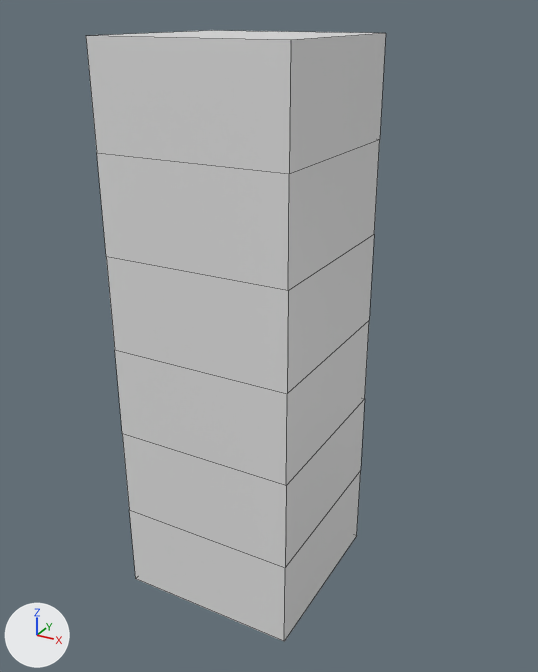
A saved change to the Blender file data/colladatest.blend.
Rendered twice from a 50 mm camera at (3.76, -6.36, 5.22) aimed at (0.2, 0.11, 1.98). The lights are fixed; the arrows at lower left show +X, +Y and +Z. Mesh edges are drawn as thin lines.
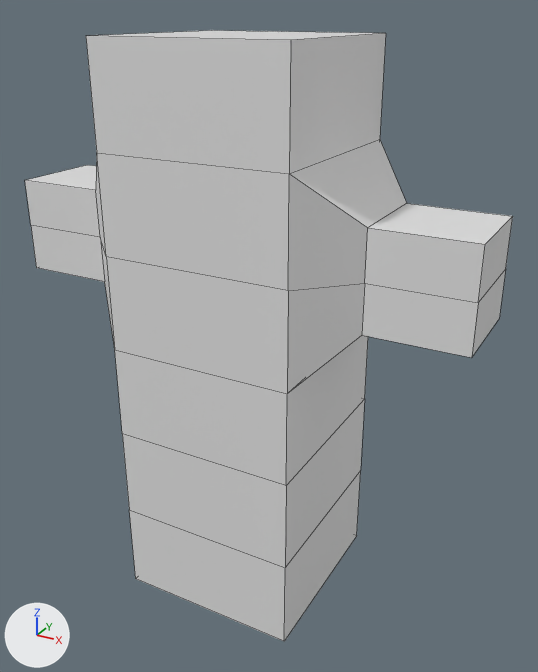
Boxes [x1, y1, x2, y2] around the edits, measured in the pictures (538 x 672 px):
'Cube', reshaped (62% wider)
    before: [86, 30, 386, 641]
    after: [25, 30, 513, 641]

The change in detail:
me_cube is used by ob_cube; location (0.0, 0.0, 0.0).
me_cube had 28 vertices, 26 faces and spanned x -1.0..1.0, y -1.0..1.0, z -1.0..5.0.
me_cube now has 52 vertices, 50 faces and spans x -2.5..2.5, y -1.0..1.0, z -1.0..5.0.
Part 1, on me_cube:
26 faces are deleted.
12 vertices are added at x -2.5..1.5, y -0.5..0.5, z 2.5..3.5.
12 new vertices lie (1.0, 0.0, 0.0) away from vertices in x -2.5..1.5, y -0.5..0.5, z 2.5..3.5.
50 new faces join them.
